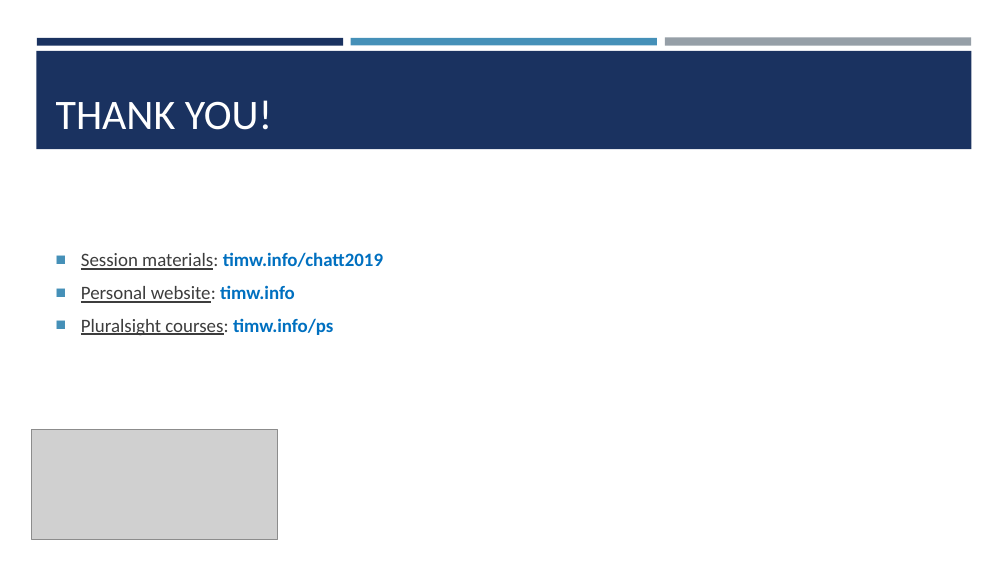
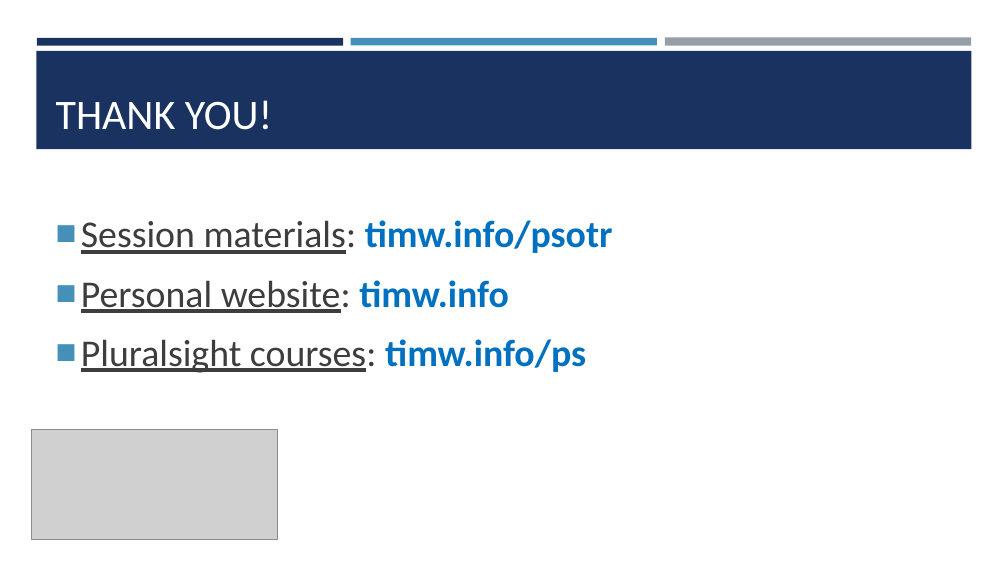
Before and after one commit to timothywarner/summer2019, a slide deck: slide 20 of psh on the river 2019/warner-github-2019.pptx (slide 10 before the commit). Drawn at 1008x567 pixels with LibreOffice and Linux fonts; fonts in the diff are those of the drawing; grey boxes stand for pictures; background and template pictures are left out. Boxes give left, top, right and bottom in pixels: in the first picture for what was removed or moved away, otherwise in the second. Text is boxed around its words. In the diff, an @@ line names an element or a change of style, - is before the commit and + after.

Commit message:
Update presentations

```diff
--- a/psh on the river 2019/warner-github-2019.pptx
+++ b/psh on the river 2019/warner-github-2019.pptx
@@ text at [81,220,613,254]: text changed; size 18 to 36 pt; text colour #0070C0 to #3D3D3D; bold off @@
-■ Session materials: timw.info/chatt2019
+■ Session materials: timw.info/psotr
@@ text at [81,280,586,373]: size 18 to 36 pt in "Personal website: timw.info", "Pluralsight courses: timw.info/ps"; more space between paragraphs @@
```
Also in this commit, not shown: 2 other slides changed, 16 slides added, 6 slides removed, 2 other files.
